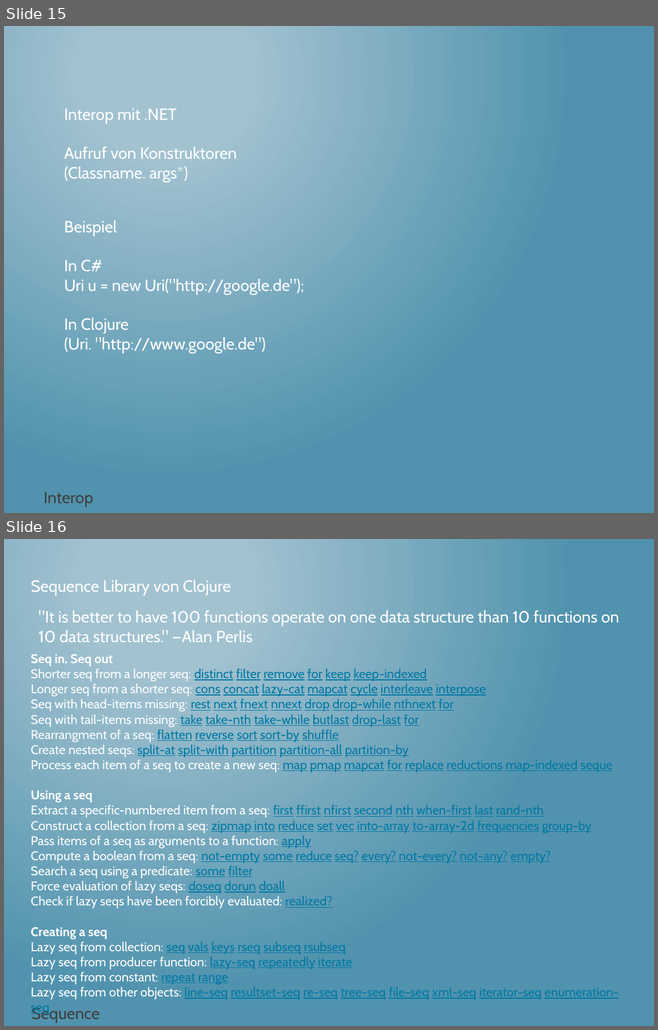
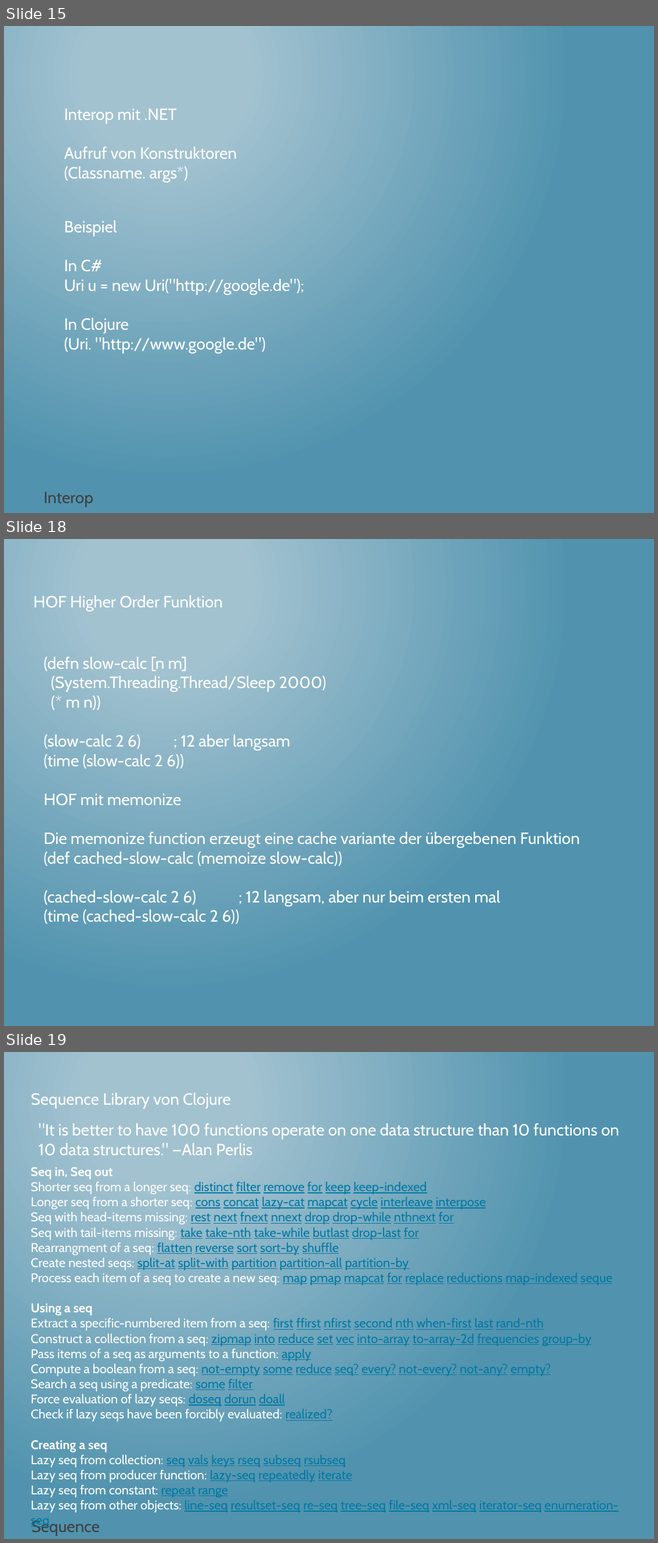
Before and after one commit to thomasschulte/ClojureUsergroupDemo, a slide deck: Clojure Vortrag .NET User Group.pptx. Shown one above the other, each under a label of ours: slides 15 and 16 before the commit, slides 15, 18 and 19 after it; the slides between them are not shown. The pictures are 658x1030 and 658x1543 pixels, drawn with LibreOffice and Linux fonts; fonts in the diff are those of the drawing. Boxes give left, top, right and bottom in pixels: in the first picture for what was removed or moved away, otherwise in the second. Text is boxed around its words. In the diff, an @@ line names an element or a change of style, - is before the commit and + after.

```diff
--- a/Clojure Vortrag .NET User Group.pptx
+++ b/Clojure Vortrag .NET User Group.pptx
@@ slide 18 added at bbox=[4, 539, 654, 1026], background gradient #A3C3D1 to #5194AF @@
@@ text added at bbox=[34, 595, 223, 611], 18 pt, text #FFFFFF @@
+HOF Higher Order Funktion
@@ text added at bbox=[43, 657, 579, 924], 18 pt, text #FFFFFF @@
+(defn slow-calc [n m]
+(System.Threading.Thread/Sleep 2000)
+(* m n))
+(slow-calc 2 6) ; 12 aber langsam
+(time (slow-calc 2 6))
+HOF mit memonize
+Die memonize function erzeugt eine cache variante der übergebenen Funktion
+(def cached-slow-calc (memoize slow-calc))
+(cached-slow-calc 2 6) ; 12 langsam, aber nur beim ersten mal
+(time (cached-slow-calc 2 6))
@@ what was slide 16 is now slide 19 @@
```
Also in this commit, not shown: 1 slide changed, 2 other slides added.
